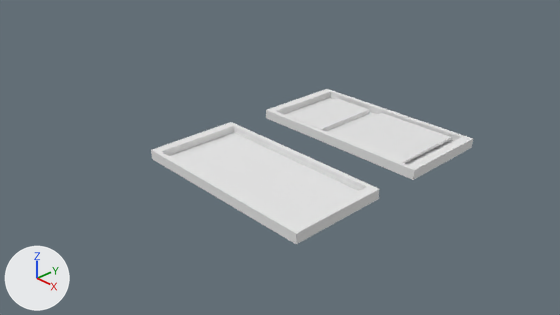
Before and after pictures for a commit that changed the Blender file mobile.blend.
One viewpoint serves both versions: the file's camera 'Camera'. The lights are fixed; the arrows at lower left show +X, +Y and +Z.
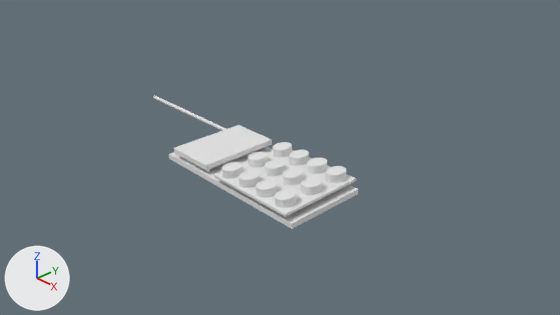
Commit message: finished mobile models

The change, as a diff of the scene's bpy script:
```diff
--- a/mobile.blend.py
+++ b/mobile.blend.py
@@ me_cylinder @@
+me_cylinder.from_pydata(...)  # a 32-sided cylinder along z spanning x -1.0..1.0, y -1.0..1.0, z -1.0..1.0
@@ ob_cube @@
 ob_cube.scale = (2.0, 1.0, 0.1)
+ob_cube.hide_set(True)  # its collection is switched off
@@ ob_cube_001 @@
 ob_cube_001 = bpy.data.objects.new('Cube.001', me_cube_002)
-ob_cube_001.location = (0.0, 3.0, 0.1)
+ob_cube_001.location = (0.0, 0.0, 0.3)
+ob_cube_001.rotation_euler = (3.142, 0.0, 0.0)  # degrees (180, 0, 0)
 ob_cube_001.scale = (2.0, 1.0, 0.1)
+ob_cube_001.hide_set(True)  # its collection is switched off
@@ ob_cube_002 @@
 ob_cube_002 = bpy.data.objects.new('Cube.002', me_cube_003)
-ob_cube_002.location = (-1.0, 3.0, 0.1)
+ob_cube_002.location = (-1.0, 0.0, 0.3)
+ob_cube_002.rotation_euler = (3.142, 0.0, 0.0)  # degrees (180, 0, 0)
 ob_cube_002.scale = (0.5, 0.8, 0.05)
@@ ob_cube_003 @@
 ob_cube_003 = bpy.data.objects.new('Cube.003', me_cube_004)
-ob_cube_003.location = (0.7, 3.0, 0.12)
+ob_cube_003.location = (0.7, 0.0, 0.28)
+ob_cube_003.rotation_euler = (3.142, 0.0, 0.0)  # degrees (180, 0, 0)
 ob_cube_003.scale = (0.9, 0.85, 0.025)
@@ ob_cube_004 @@
+ob_cube_004 = bpy.data.objects.new('Cube.004', me_cube_003.copy())  # the mesh of ob_cube_002
+ob_cube_004.location = (0.0, 0.0, 0.1)
+ob_cube_004.scale = (1.7, 0.8, 0.05)
@@ ob_cylinder @@
+ob_cylinder = bpy.data.objects.new('Cylinder', me_cylinder)
+ob_cylinder.location = (-3.0, 0.7, 0.15)
+ob_cylinder.rotation_euler = (0.0, 1.571, 0.0)  # degrees (0, 90, 0)
+ob_cylinder.scale = (0.04, 0.04, 1.5)
```

Changed parts and their boxes [x1, y1, x2, y2] in the pictures (560 x 315 px):
'Cube', hidden: before [151, 122, 380, 244]
'Cube.003', moved, turned: before [331, 113, 451, 163]; after [214, 142, 356, 217]
'Cube.001', hidden: before [266, 89, 473, 180]
'Cube.002', moved, turned: before [289, 98, 370, 131]; after [174, 125, 272, 173]
'Cube.004', added: after [169, 147, 358, 229]
'Cylinder', added: after [153, 96, 226, 131]
